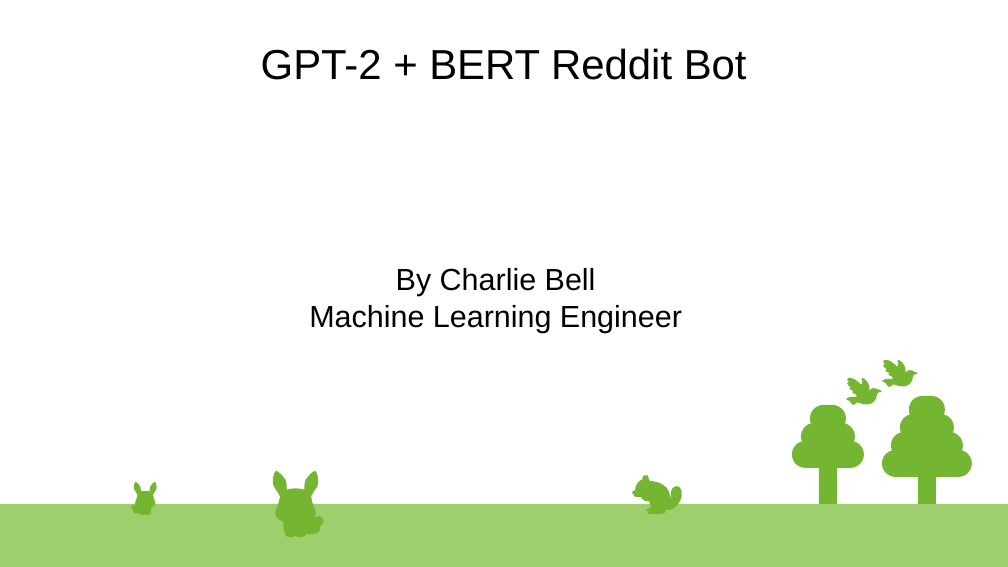
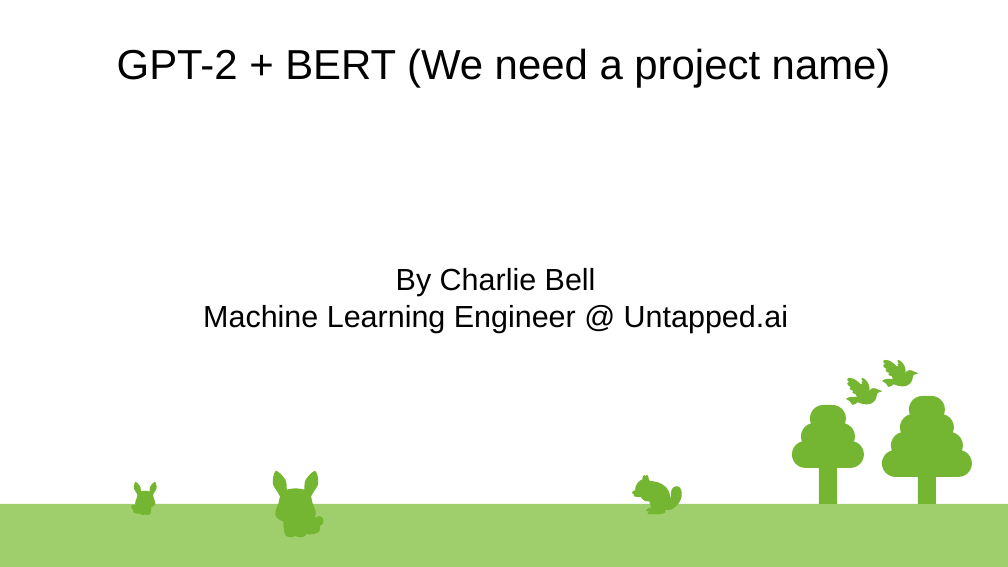
Before and after one commit to Charlie-Bell/final-project-spiced, a slide deck: slide 1 of presentation.odp. Drawn at 1008x567 pixels with LibreOffice and Linux fonts; fonts in the diff are those of the drawing. Boxes give left, top, right and bottom in pixels: in the first picture for what was removed or moved away, otherwise in the second. Text is boxed around its words. In the diff, an @@ line names an element or a change of style, - is before the commit and + after.

```diff
--- a/presentation.odp
+++ b/presentation.odp
@@ title at <box>117,48,891,88</box>: text changed @@
-GPT-2 + BERT Reddit Bot
+GPT-2 + BERT (We need a project name)
@@ subtitle at <box>203,305,788,333</box>: text changed @@
-Machine Learning Engineer
+Machine Learning Engineer @ Untapped.ai
```
Also in this commit, not shown: 3 other slides changed, 3 slides added, 6 other files.
